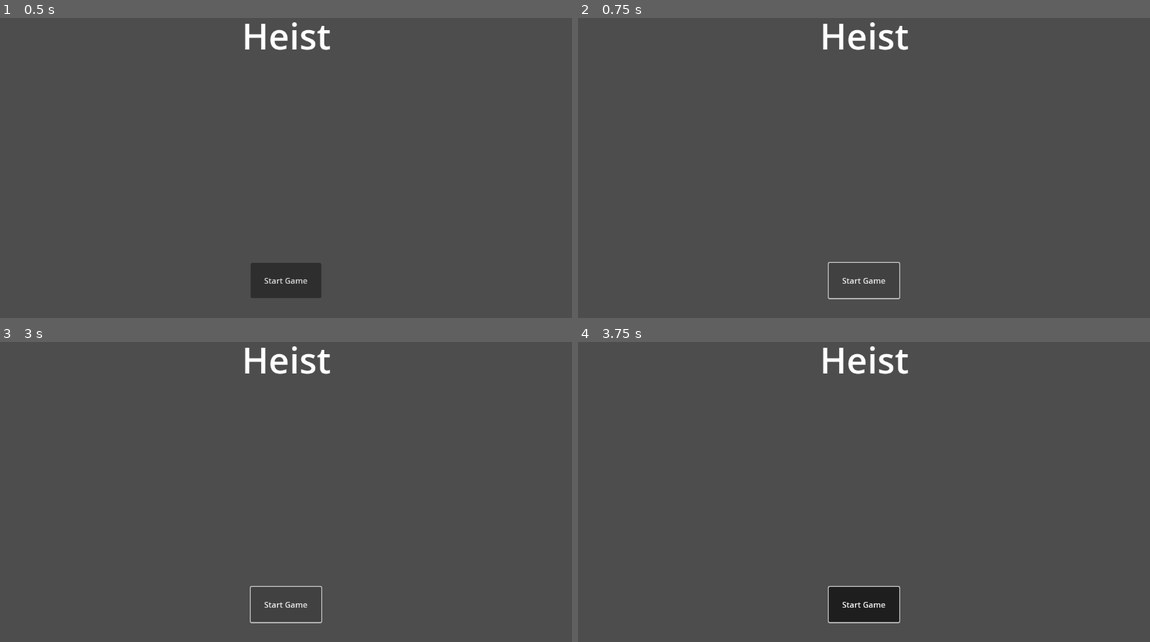
Above: before the commit, frames 1-4 (two rows, left to right).
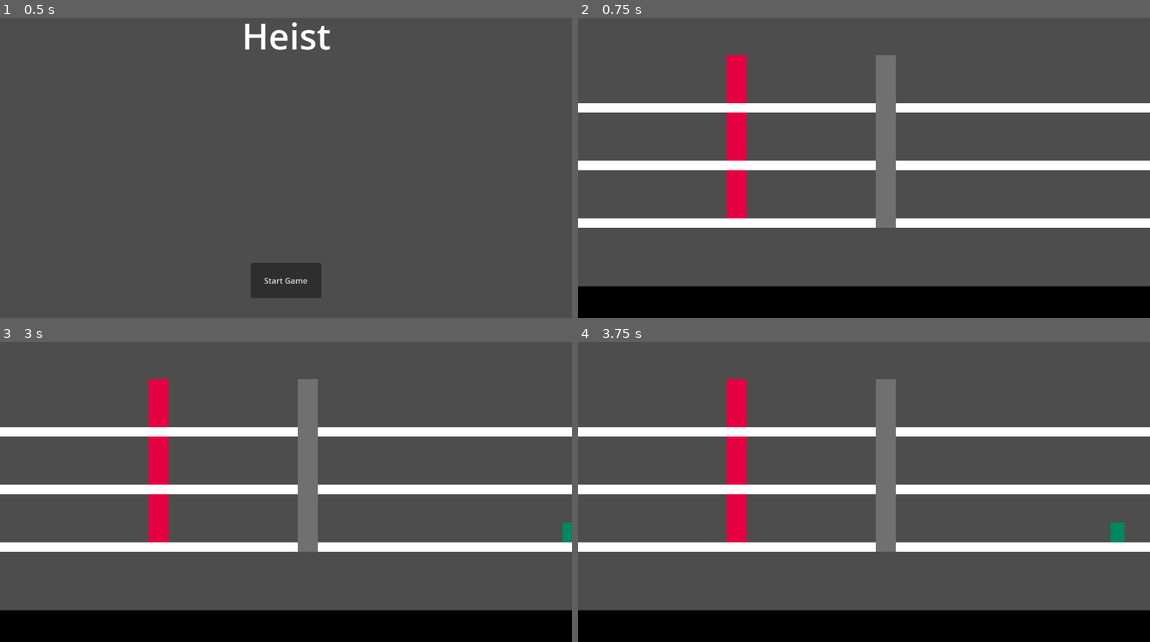
Above: after the commit, the same moments.

Repository: Colonelpanic0/Heist
Game: Godot game, scene res://Scenes/frontend.tscn
Two runs of this game, one before a commit and one after it. Both use one fixed random seed, a clock stepped at 60 frames per second and the inputs below. This scene is started directly instead of the project's main scene.
Inputs (mouse positions are in pixels of both pictures, inside the frame that each line leads up to):
- Up to frame 1 (0.5 s): no input
- Up to frame 2 (0.75 s): click "Start Game" at 0.5 s
- Up to frame 3 (3 s): click (286, 606) at 1.25 s, where only the run before the commit has a clickable "Start Game"; tap Enter (ui_accept) at 2, 2.27 s; hold Space (Start, bound only after the commit) 2.03-2.78 s; hold D (Right) from 2.03 s (still down); tap Space (Start, bound only after the commit) at 2.85 s
- Up to frame 4 (3.75 s): tap Enter (ui_accept) at 3.02 s; release D (Right) at 3.53 s; hold A (Left) from 3.53 s (still down); hold Space (Start, bound only after the commit) from 3.53 s (still down)

Frame 1 is identical in both runs. In frame 2, 24% of the frame differs, in the area x 0-100%, y 1-100%; in frame 3, 24%; in frame 4, 25%.

Commit message:
Playable scene has NPCs, frontend set up to begin game

Diff:
--- a/heist/Scenes/Generators/GuestGen.tscn
+++ b/heist/Scenes/Generators/GuestGen.tscn
@@ -1,10 +1,11 @@
-[gd_scene load_steps=3 format=3 uid="uid://bj0fywufbma4w"]
+[gd_scene load_steps=4 format=3 uid="uid://bj0fywufbma4w"]
 
 [ext_resource type="Script" uid="uid://cpmegcukviuaf" path="res://Scripts/guest_gen.gd" id="1_p0763"]
 [ext_resource type="PackedScene" uid="uid://dbef5edeo56su" path="res://Scenes/NPCs/Guest.tscn" id="2_es3ad"]
+[ext_resource type="PackedScene" uid="uid://dsg35d52n0wg4" path="res://Scenes/NPCs/Security.tscn" id="3_es3ad"]
 
 [node name="GuestGen" type="Node2D"]
-
-[node name="GuestGen" type="Node2D" parent="."]
 script = ExtResource("1_p0763")
 npc_scene = ExtResource("2_es3ad")
+security_scene = ExtResource("3_es3ad")
+max_security = 1
--- a/heist/Scenes/Generators/SecurityGen.tscn
+++ b/heist/Scenes/Generators/SecurityGen.tscn
@@ -1,13 +1,13 @@
 [gd_scene load_steps=3 format=3 uid="uid://b37jjurxof18c"]
 
 [ext_resource type="Script" uid="uid://cpmegcukviuaf" path="res://Scripts/guest_gen.gd" id="1_bwyvk"]
-[ext_resource type="PackedScene" uid="uid://c7ucd6754xvc5" path="res://Scenes/NPCs/Worker.tscn" id="2_6gosi"]
+[ext_resource type="PackedScene" uid="uid://dsg35d52n0wg4" path="res://Scenes/NPCs/Security.tscn" id="2_bwyvk"]
 
 [node name="SecurityGen" type="Node2D"]
-
-[node name="SecurityGen" type="Node2D" parent="."]
 script = ExtResource("1_bwyvk")
-npc_scene = ExtResource("2_6gosi")
+npc_scene = ExtResource("2_bwyvk")
+security_scene = ExtResource("2_bwyvk")
 max_npcs = 3
+max_security = 0
 spawn_interval_min = 5.0
 spawn_interval_max = 10.0
--- a/heist/Scenes/Generators/WorkerGen.tscn
+++ b/heist/Scenes/Generators/WorkerGen.tscn
@@ -1,13 +1,13 @@
-[gd_scene load_steps=3 format=3 uid="uid://cnes783axpsq7"]
+[gd_scene load_steps=4 format=3 uid="uid://cnes783axpsq7"]
 
 [ext_resource type="Script" uid="uid://cpmegcukviuaf" path="res://Scripts/guest_gen.gd" id="1_357nh"]
 [ext_resource type="PackedScene" uid="uid://c7ucd6754xvc5" path="res://Scenes/NPCs/Worker.tscn" id="2_357nh"]
+[ext_resource type="PackedScene" uid="uid://dsg35d52n0wg4" path="res://Scenes/NPCs/Security.tscn" id="3_hx2ff"]
 
 [node name="WorkerGen" type="Node2D"]
-
-[node name="WorkerGen" type="Node2D" parent="."]
 script = ExtResource("1_357nh")
 npc_scene = ExtResource("2_357nh")
+security_scene = ExtResource("3_hx2ff")
 max_npcs = 3
 spawn_interval_min = 5.0
 spawn_interval_max = 10.0
--- a/heist/Scenes/NPCs/Guest.tscn
+++ b/heist/Scenes/NPCs/Guest.tscn
@@ -5,18 +5,18 @@
 [sub_resource type="RectangleShape2D" id="RectangleShape2D_pji50"]
 size = Vector2(28, 40)
 
-[node name="Guest" type="Node2D"]
-
-[node name="Guest" type="CharacterBody2D" parent="."]
+[node name="Guest" type="CharacterBody2D"]
 collision_layer = 8
 collision_mask = 16
 script = ExtResource("1_f5got")
 
-[node name="ColorRect" type="ColorRect" parent="Guest"]
+[node name="ColorRect" type="ColorRect" parent="."]
 offset_right = 28.0
 offset_bottom = 40.0
 color = Color(6.738305e-07, 0.52666247, 0.37627336, 1)
 
-[node name="CollisionShape2D" type="CollisionShape2D" parent="Guest"]
+[node name="CollisionShape2D" type="CollisionShape2D" parent="."]
 position = Vector2(14, 20)
 shape = SubResource("RectangleShape2D_pji50")
+
+[node name="Guest" type="Node2D" parent="."]
--- a/heist/Scenes/NPCs/Security.tscn
+++ b/heist/Scenes/NPCs/Security.tscn
@@ -5,19 +5,19 @@
 [sub_resource type="RectangleShape2D" id="RectangleShape2D_pji50"]
 size = Vector2(28, 40)
 
-[node name="Security" type="Node2D"]
-
-[node name="Security" type="CharacterBody2D" parent="."]
+[node name="Security" type="CharacterBody2D"]
 collision_layer = 8
 collision_mask = 16
 script = ExtResource("1_r0d4i")
-speed = 120.0
+speed = 50.0
 
-[node name="ColorRect" type="ColorRect" parent="Security"]
+[node name="ColorRect" type="ColorRect" parent="."]
 offset_right = 28.0
 offset_bottom = 40.0
 color = Color(0.7511615, 0.2217108, 0.3389526, 1)
 
-[node name="CollisionShape2D" type="CollisionShape2D" parent="Security"]
+[node name="CollisionShape2D" type="CollisionShape2D" parent="."]
 position = Vector2(14, 20)
 shape = SubResource("RectangleShape2D_pji50")
+
+[node name="Security" type="Node2D" parent="."]
--- a/heist/Scenes/NPCs/Worker.tscn
+++ b/heist/Scenes/NPCs/Worker.tscn
@@ -5,19 +5,19 @@
 [sub_resource type="RectangleShape2D" id="RectangleShape2D_pji50"]
 size = Vector2(28, 40)
 
-[node name="Worker" type="Node2D"]
-
-[node name="Worker" type="CharacterBody2D" parent="."]
+[node name="Worker" type="CharacterBody2D"]
 collision_layer = 8
 collision_mask = 16
 script = ExtResource("1_cyqwn")
 speed = 100.0
 
-[node name="ColorRect" type="ColorRect" parent="Worker"]
+[node name="ColorRect" type="ColorRect" parent="."]
 offset_right = 28.0
 offset_bottom = 40.0
 color = Color(0.47405815, 0.4584483, 0.12585232, 1)
 
-[node name="CollisionShape2D" type="CollisionShape2D" parent="Worker"]
+[node name="CollisionShape2D" type="CollisionShape2D" parent="."]
 position = Vector2(14, 20)
 shape = SubResource("RectangleShape2D_pji50")
+
+[node name="Worker" type="Node2D" parent="."]
--- a/heist/Scenes/Playable.tscn
+++ b/heist/Scenes/Playable.tscn
@@ -1,12 +1,16 @@
-[gd_scene load_steps=5 format=3 uid="uid://4g6leg8pwnuf"]
+[gd_scene load_steps=7 format=3 uid="uid://4g6leg8pwnuf"]
 
 [ext_resource type="Script" uid="uid://dq3aho2f3ma7r" path="res://Scripts/GameManager.gd" id="1_p1opm"]
 [ext_resource type="PackedScene" uid="uid://d0lk6xqejg1qw" path="res://Scenes/Floors/Ballroom.tscn" id="2_pgxnl"]
 [ext_resource type="PackedScene" uid="uid://cbharkcw7yoid" path="res://Scenes/statusbar.tscn" id="3_12lg8"]
 [ext_resource type="PackedScene" uid="uid://bj0fywufbma4w" path="res://Scenes/Generators/GuestGen.tscn" id="4_s2sib"]
+[ext_resource type="PackedScene" uid="uid://cnes783axpsq7" path="res://Scenes/Generators/WorkerGen.tscn" id="5_h62u1"]
+[ext_resource type="PackedScene" uid="uid://b37jjurxof18c" path="res://Scenes/Generators/SecurityGen.tscn" id="6_rfruq"]
 
 [node name="Playable" type="Node2D"]
 script = ExtResource("1_p1opm")
 level_prefabs = Array[PackedScene]([ExtResource("2_pgxnl")])
 statusbar_prefab = ExtResource("3_12lg8")
 guest_generator = ExtResource("4_s2sib")
+worker_generator = ExtResource("5_h62u1")
+security_generator = ExtResource("6_rfruq")
--- a/heist/Scenes/frontend.tscn
+++ b/heist/Scenes/frontend.tscn
@@ -1,9 +1,14 @@
-[gd_scene load_steps=2 format=3 uid="uid://ydbhv5kp4lx4"]
+[gd_scene load_steps=4 format=3 uid="uid://ydbhv5kp4lx4"]
+
+[ext_resource type="Script" uid="uid://dmxi2tntnktow" path="res://Scripts/frontend.gd" id="1_sowes"]
+[ext_resource type="PackedScene" uid="uid://4g6leg8pwnuf" path="res://Scenes/Playable.tscn" id="2_lu0dc"]
 
 [sub_resource type="LabelSettings" id="LabelSettings_km7up"]
 font_size = 72
 
 [node name="Frontend" type="Node2D"]
+script = ExtResource("1_sowes")
+playable_scene = ExtResource("2_lu0dc")
 
 [node name="CanvasLayer" type="CanvasLayer" parent="."]
 
@@ -42,3 +47,5 @@
 grow_horizontal = 2
 grow_vertical = 0
 text = "Start Game"
+
+[connection signal="pressed" from="CanvasLayer/UI/Button" to="." method="_on_start_pressed"]
--- a/heist/Scripts/GameManager.gd
+++ b/heist/Scripts/GameManager.gd
@@ -5,8 +5,10 @@
 @export var statusbar_prefab: PackedScene
 
 @export var guest_generator: PackedScene
+@export var worker_generator: PackedScene
+@export var security_generator: PackedScene
 
-var current_level: int = 2
+@export var current_level: int = 0
 
 const PREFAB_HEIGHT = 116
 const VIEWPORT_HEIGHT = 648
@@ -62,4 +64,15 @@
 			var instance = guest_generator.instantiate()
 			instance.position.y = start_y + (3*PREFAB_HEIGHT) - NPC_HEIGHT - FLOOR_HEIGHT
 			instance.position.x=VIEWPORT_WIDTH
+			instance.max_npcs=10
 			add_child(instance)
+
+
+			instance = worker_generator.instantiate()
+			instance.position.y = start_y + (2*PREFAB_HEIGHT) - NPC_HEIGHT - FLOOR_HEIGHT
+			instance.position.x=VIEWPORT_WIDTH
+			add_child(instance)
+			instance = security_generator.instantiate()
+			instance.position.y = start_y + (PREFAB_HEIGHT) - NPC_HEIGHT - FLOOR_HEIGHT
+			instance.position.x=VIEWPORT_WIDTH
+			add_child(instance)
--- a/heist/Scripts/Guest.gd
+++ b/heist/Scripts/Guest.gd
@@ -5,7 +5,7 @@
 var time_until_turn = 0.0
 
 func _ready():
-	time_until_turn = randf_range(7.0, 10.0)
+	time_until_turn = randf_range(7.0, 12.0)
 
 func _physics_process(delta):
 	velocity.x = direction * speed
@@ -14,12 +14,12 @@
 	time_until_turn -= delta
 	if time_until_turn <= 0:
 		direction *= -1
-		time_until_turn = randf_range(1.0, 3.0)
+		time_until_turn = randf_range(2.0, 7.0)
 
 	# Turn around at walls
 	if is_on_wall():
 		direction *= -1
-		time_until_turn = randf_range(1.0, 3.0)
+		time_until_turn = randf_range(3.0, 8.0)
 
 	move_and_slide()
 
--- /dev/null
+++ b/heist/Scripts/frontend.gd
@@ -0,0 +1,15 @@
+extends Node2D
+
+@export var playable_scene :PackedScene
+
+# Called when the node enters the scene tree for the first time.
+func _ready() -> void:
+	pass # Replace with function body.
+
+# Called every frame. 'delta' is the elapsed time since the previous frame.
+func _process(delta: float) -> void:
+	if Input.is_action_pressed("Start"):
+		_on_start_pressed()
+
+func _on_start_pressed() -> void:
+	get_tree().change_scene_to_packed(playable_scene)
--- a/heist/Scripts/guest_gen.gd
+++ b/heist/Scripts/guest_gen.gd
@@ -1,11 +1,15 @@
 extends Node2D
 
 @export var npc_scene: PackedScene
+@export var security_scene: PackedScene
+
 @export var max_npcs = 5
+@export var max_security = 2
 @export var spawn_interval_min = 2.0
 @export var spawn_interval_max = 5.0
 
 var active_npcs = 0
+var active_security = 0
 var time_until_spawn = 0.0
 
 func _ready():
@@ -21,15 +25,24 @@
 func spawn_npc():
 	var instance = npc_scene.instantiate()
 
-	# Spawn from right side of viewport
-	var viewport_width = get_viewport_rect().size.x
-	#instance.global_position = Vector2(viewport_width + 50, global_position.y)
+	if active_security < max_security:
+		var val = randi_range(1, max_npcs - active_npcs)
+		if val == 1:
+			instance = security_scene.instantiate()
+			active_security+=1
+			instance.tree_exited.connect(_on_security_despawned)
+			instance.position=position
+			get_parent().add_child(instance)
+			return
 
-	# Track when NPC is freed
 	instance.tree_exited.connect(_on_npc_despawned)
-
+	instance.position=position
 	get_parent().add_child(instance)
 	active_npcs += 1
 
 func _on_npc_despawned():
 	active_npcs -= 1
+
+
+func _on_security_despawned():
+	active_security -= 1
--- a/heist/project.godot
+++ b/heist/project.godot
@@ -47,12 +47,23 @@
 }
 Jump={
 "deadzone": 0.2,
-"events": [null, Object(InputEventKey,"resource_local_to_sce …(146 unchanged characters)… d":false,"keycode":0,"physical_keycode":32,"key_label":0,"unicode":32,"location":0,"echo":false,"script":null)
+"events": [null, Object(InputEventKey,"resource_local_to_sce …(146 unchanged characters)… d":false,"keycode":0,"physical_keycode":49,"key_label":0,"unicode":49,"location":0,"echo":false,"script":null)
 ]
 }
 Fire={
 "deadzone": 0.2,
-"events": []
+"events": [Object(InputEventKey,"resource_local_to_scene":false,"resource_name":"","device":-1,"window_id":0,"alt_pressed":false,"shift_pressed":false,"ctrl_pressed":false,"meta_pressed":false,"pressed":false,"keycode":0,"physical_keycode":50,"key_label":0,"unicode":50,"location":0,"echo":false,"script":null)
+]
+}
+Special={
+"deadzone": 0.2,
+"events": [Object(InputEventKey,"resource_local_to_scene":false,"resource_name":"","device":-1,"window_id":0,"alt_pressed":false,"shift_pressed":false,"ctrl_pressed":false,"meta_pressed":false,"pressed":false,"keycode":0,"physical_keycode":51,"key_label":0,"unicode":51,"location":0,"echo":false,"script":null)
+]
+}
+Start={
+"deadzone": 0.2,
+"events": [Object(InputEventKey,"resource_local_to_scene":false,"resource_name":"","device":-1,"window_id":0,"alt_pressed":false,"shift_pressed":false,"ctrl_pressed":false,"meta_pressed":false,"pressed":false,"keycode":0,"physical_keycode":32,"key_label":0,"unicode":32,"location":0,"echo":false,"script":null)
+]
 }
 
 [rendering]
Not shown, added: heist/Scripts/frontend.gd.uid
Not shown: 1 places in heist/test.tscn that only renumber resources
